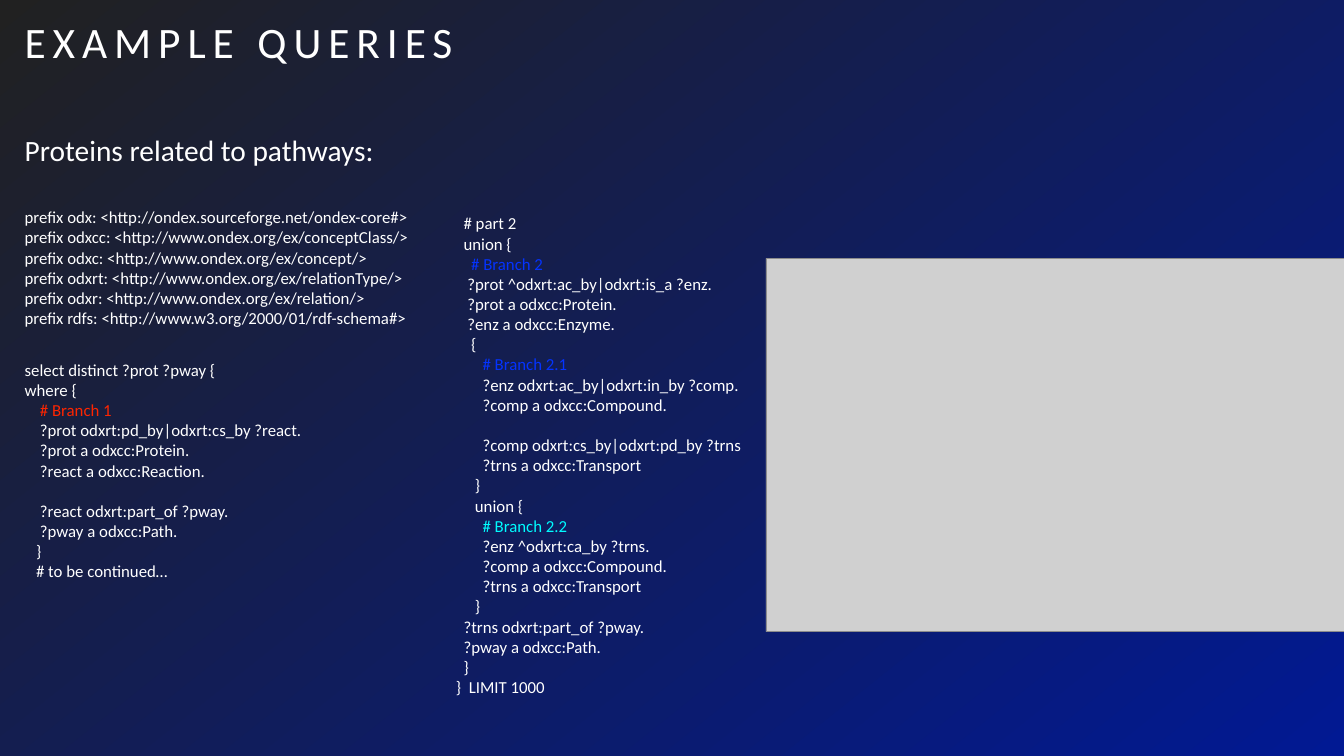
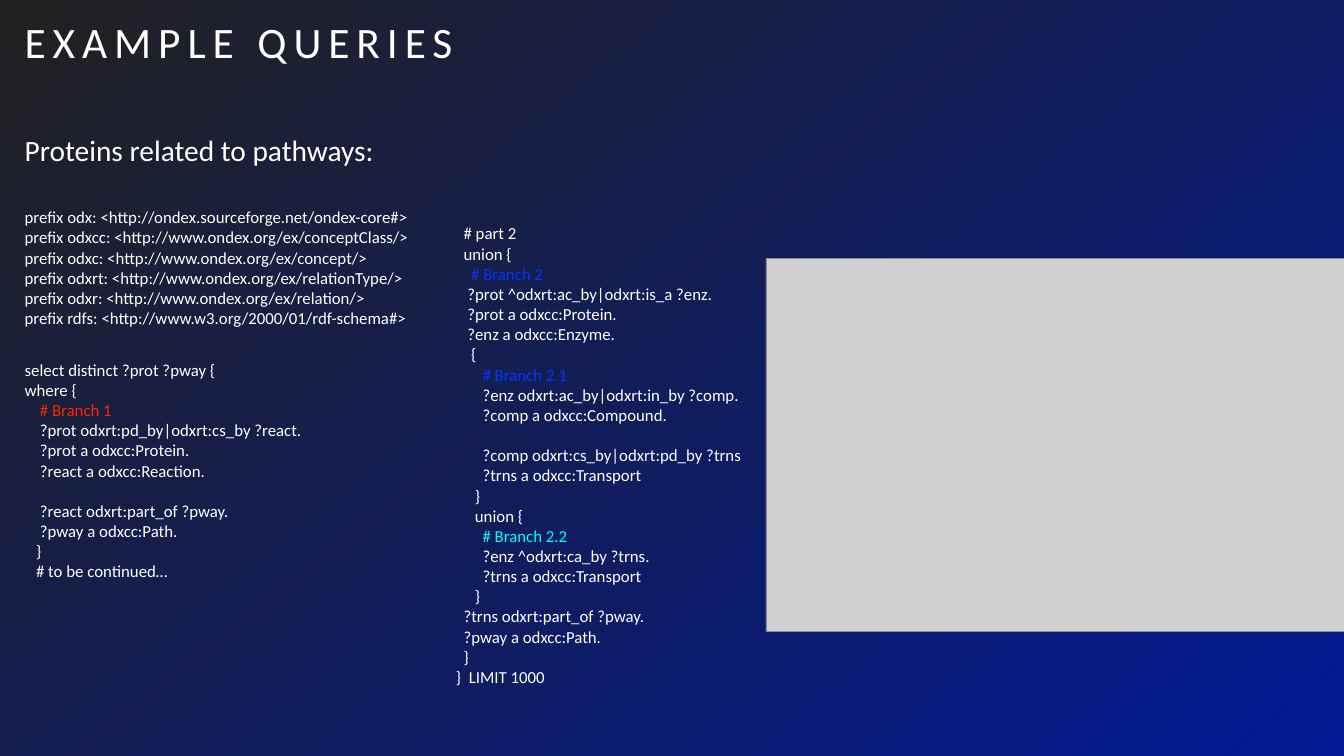
Before and after one commit to marco-brandizi/odx_neo4j_converter_test, a slide deck: slide 11 of test_report/ondex_graphdb_eval.pptx. Drawn at 1344x756 pixels with LibreOffice and Linux fonts; fonts in the diff are those of the drawing; grey boxes stand for pictures. Boxes give left, top, right and bottom in pixels: in the first picture for what was removed or moved away, otherwise in the second. Text is boxed around its words. In the diff, an @@ line names an element or a change of style, - is before the commit and + after.

```diff
--- a/test_report/ondex_graphdb_eval.pptx
+++ b/test_report/ondex_graphdb_eval.pptx
@@ text at [464, 228, 741, 683]: text changed @@
-# part 2
-union {
-# Branch 2
-?prot ^odxrt:ac_by|odxrt:is_a ?enz.
-?prot a odxcc:Protein.
-?enz a odxcc:Enzyme.
-{
-# Branch 2.1
-?enz odxrt:ac_by|odxrt:in_by ?comp.
-?comp a odxcc:Compound.
-?comp odxrt:cs_by|odxrt:pd_by ?trns
-?trns a odxcc:Transport
-}
-union {
-# Branch 2.2
-?enz ^odxrt:ca_by ?trns.
-?comp a odxcc:Compound.
-?trns a odxcc:Transport
-}
-?trns odxrt:part_of ?pway.
-?pway a odxcc:Path.
-}
-} LIMIT 1000
+# part 2
+union {
+# Branch 2
+?prot ^odxrt:ac_by|odxrt:is_a ?enz.
+?prot a odxcc:Protein.
+?enz a odxcc:Enzyme.
+{
+# Branch 2.1
+?enz odxrt:ac_by|odxrt:in_by ?comp.
+?comp a odxcc:Compound.
+?comp odxrt:cs_by|odxrt:pd_by ?trns
+?trns a odxcc:Transport
+}
+union {
+# Branch 2.2
+?enz ^odxrt:ca_by ?trns.
+?trns a odxcc:Transport
+}
+?trns odxrt:part_of ?pway.
+?pway a odxcc:Path.
+}
+} LIMIT 1000
```
Also in this commit, not shown: 2 other slides changed, 1 other file.
